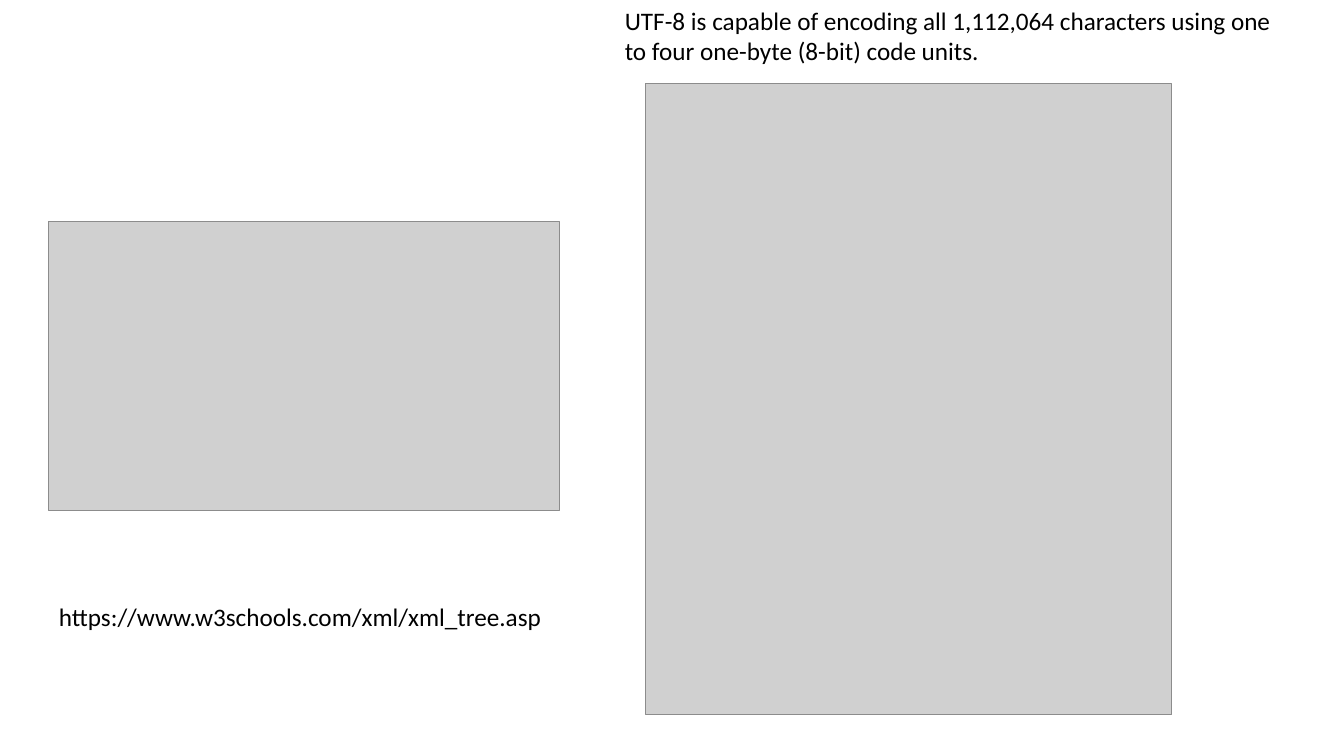
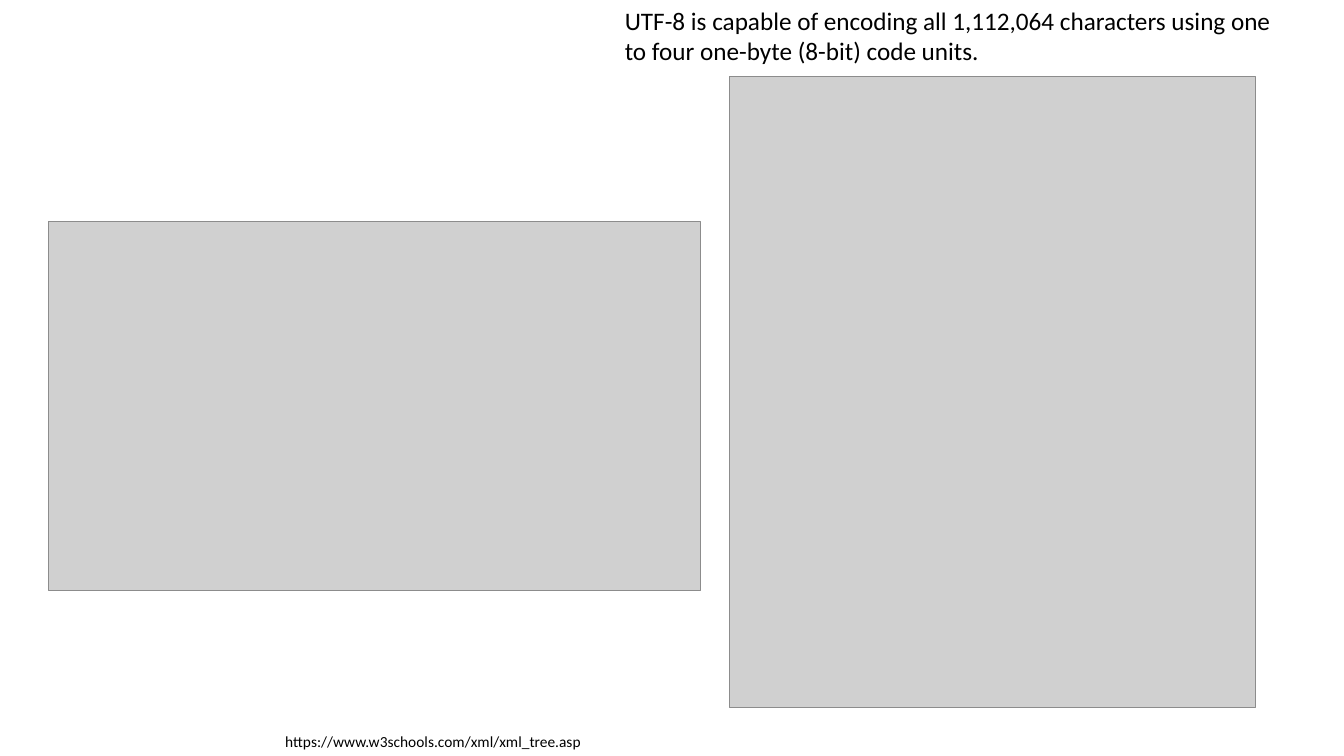
Before and after one commit to frankwxu/digital-forensics-lab, a slide deck: slide 14 of NIST_Data_Leakage_Case/NIST_Data_Leakage_02._WinEvt_XML.pptx (slide 12 before the commit). Drawn at 1344x756 pixels with LibreOffice and Linux fonts; fonts in the diff are those of the drawing; grey boxes stand for pictures; background and template pictures are left out. Boxes give left, top, right and bottom in pixels: in the first picture for what was removed or moved away, otherwise in the second. Text is boxed around its words. In the diff, an @@ line names an element or a change of style, - is before the commit and + after.

```diff
--- a/NIST_Data_Leakage_Case/NIST_Data_Leakage_02._WinEvt_XML.pptx
+++ b/NIST_Data_Leakage_Case/NIST_Data_Leakage_02._WinEvt_XML.pptx
@@ picture: place and size @@
-picture at [646, 84, 1173, 715]
+picture at [730, 77, 1256, 708]
@@ picture: place and size @@
-picture at [49, 222, 560, 510]
+picture at [49, 222, 702, 591]
@@ text "https://www.w3schools.com/xml/xml_tree.asp": place and size @@
-text "https://www.w3schools.com/xml/xml_tree.asp" at [59, 608, 541, 630]
+text "https://www.w3schools.com/xml/xml_tree.asp" at [285, 736, 580, 750]
@@ text "https://www.w3schools.com/xml/xml_tree.asp" at [285, 736, 580, 750]: size 18 to 11 pt @@
```
Also in this commit, not shown: 3 slides added, 1 slide removed, 3 other files.
